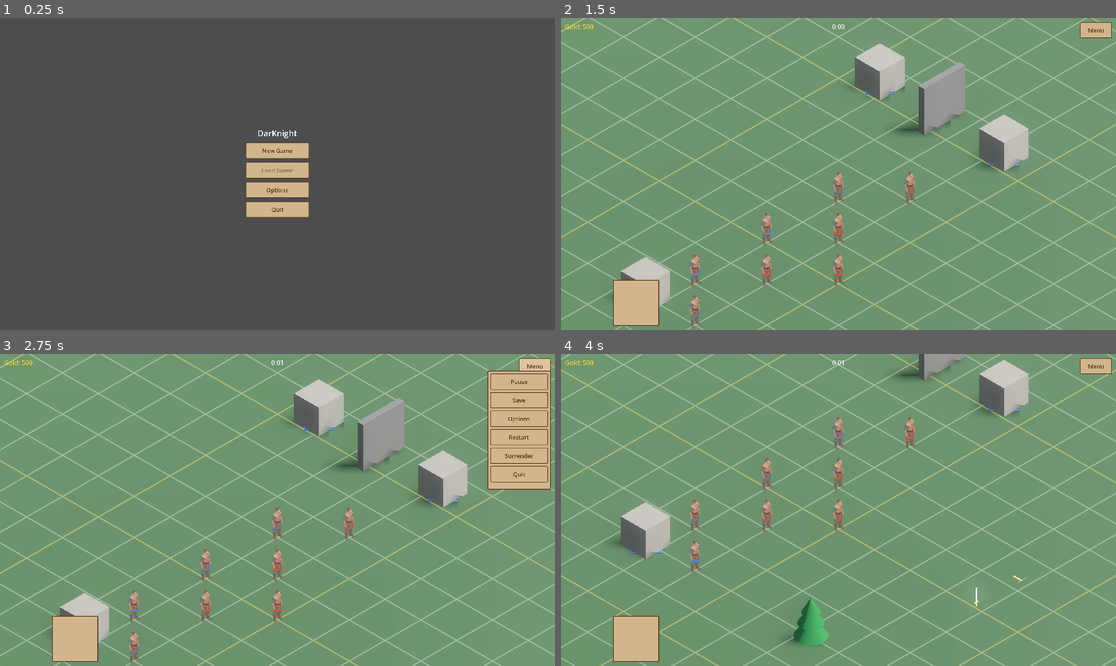
Above: before the commit, frames 1-4 (two rows, left to right).
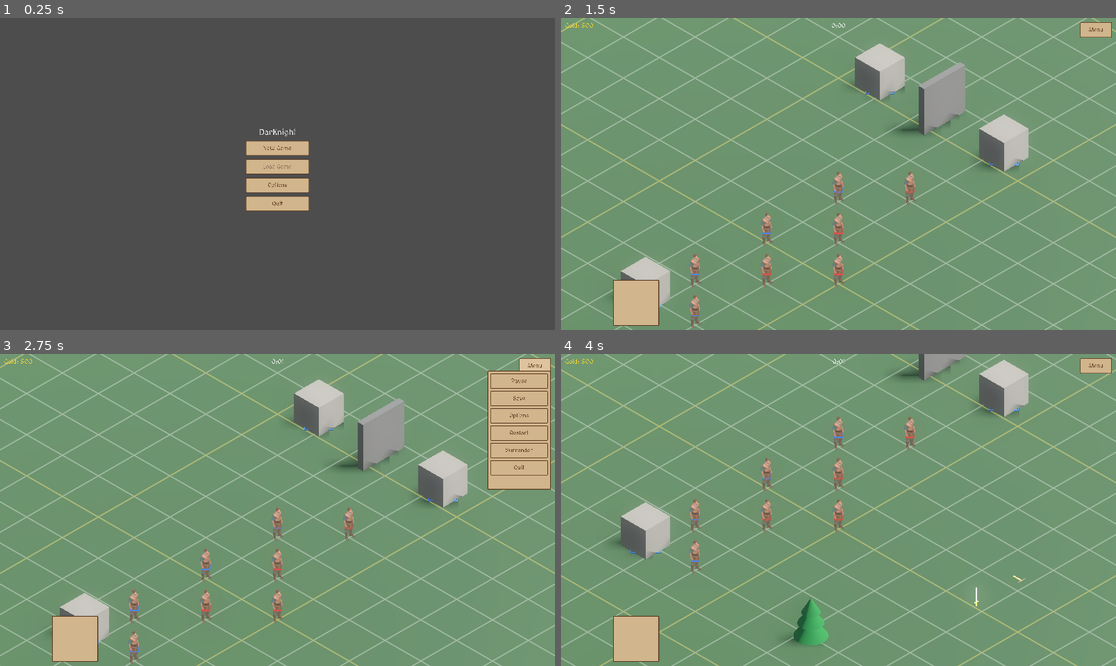
Above: after the commit, the same moments.

Repository: wesleywesleyadams-debug/Aegis-Matrix
Game: Godot game, scene res://scenes/TitleMenu.tscn
Same seed, same stepped clock (60 frames per second), same inputs: the game is played once before the commit and once after it.
Inputs (mouse positions are in pixels of both pictures, inside the frame that each line leads up to):
- Up to frame 1 (0.25 s): no input
- Up to frame 2 (1.5 s): click "New Game" at 0.5 s; click "Start Match" at 1.25 s
- Up to frame 3 (2.75 s): click "Menu" at 2 s
- Up to frame 4 (4 s): click "Restart" at 2.75 s; tap Enter at 3.5 s; move the mouse to (960, 494) at 3.52 s; hold S (cam_down) from 3.53 s (still down); click (960, 494) at 3.67 s

The runs differ from the first frame. In frame 1, 1.5% of the frame differs, in the area x 44-56%, y 35-64%; in frame 2, 0.1%; in frame 3, 0.8%; in frame 4, 0.1%.

Commit message:
Add medieval-style font for the UI
MedievalSharp (Google Fonts, OFL-1.1 licensed) matches the requested
"medieval forest" reference look -- angular gothic manuscript-style
lettering. Wired in as the shared theme's default_font, so it applies
everywhere: titles, buttons, labels across every menu.

Co-Authored-By: Claude Sonnet 5 <noreply@anthropic.com>

Diff:
--- a/themes/hud_theme.tres
+++ b/themes/hud_theme.tres
@@ -1,4 +1,6 @@
-[gd_resource type="Theme" load_steps=5 format=3]
+[gd_resource type="Theme" load_steps=6 format=3]
+
+[ext_resource type="FontFile" path="res://assets/fonts/MedievalSharp.ttf" id="1_font"]
 
 [sub_resource type="StyleBoxFlat" id="StyleBoxFlat_panel"]
 bg_color = Color(0.82, 0.71, 0.55, 1)
@@ -61,6 +63,7 @@
 content_margin_bottom = 14.0
 
 [resource]
+default_font = ExtResource("1_font")
 Panel/styles/panel = SubResource("StyleBoxFlat_panel")
 Button/styles/normal = SubResource("StyleBoxFlat_button_normal")
 Button/styles/hover = SubResource("StyleBoxFlat_button_hover")
Binary file added: assets/fonts/MedievalSharp.ttf
Not shown, added: assets/fonts/MedievalSharp.ttf.import
